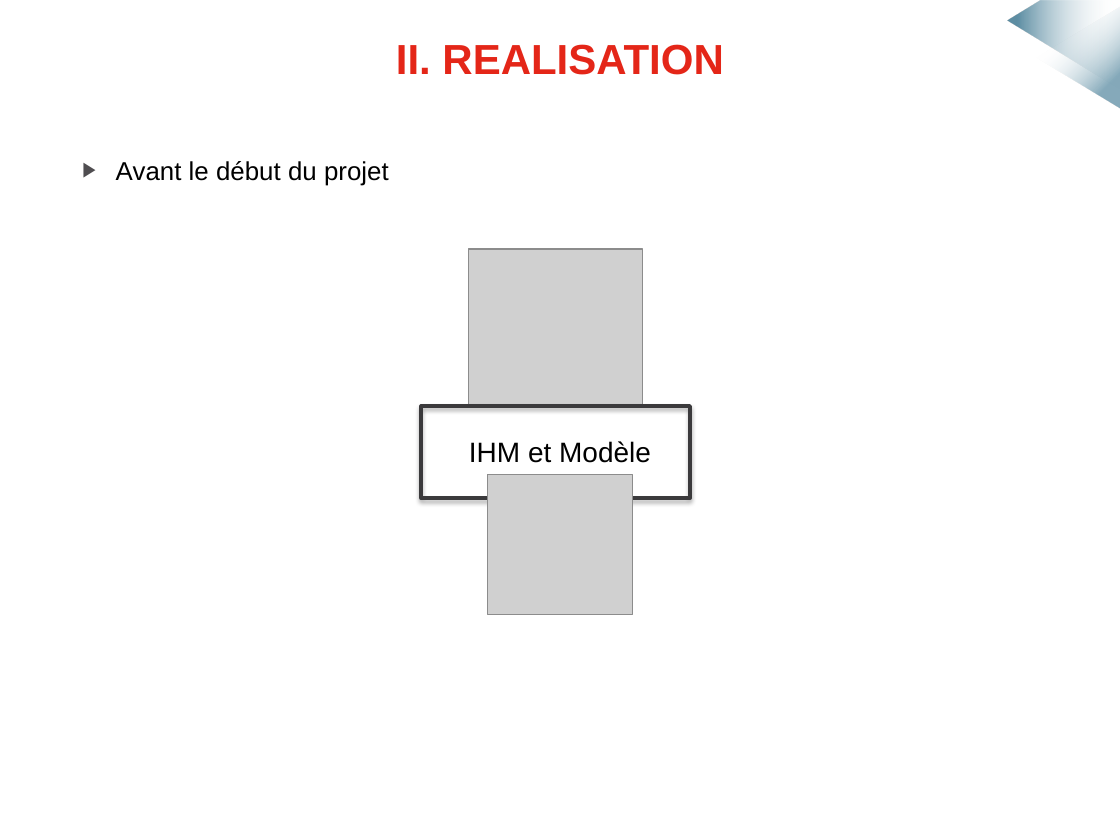
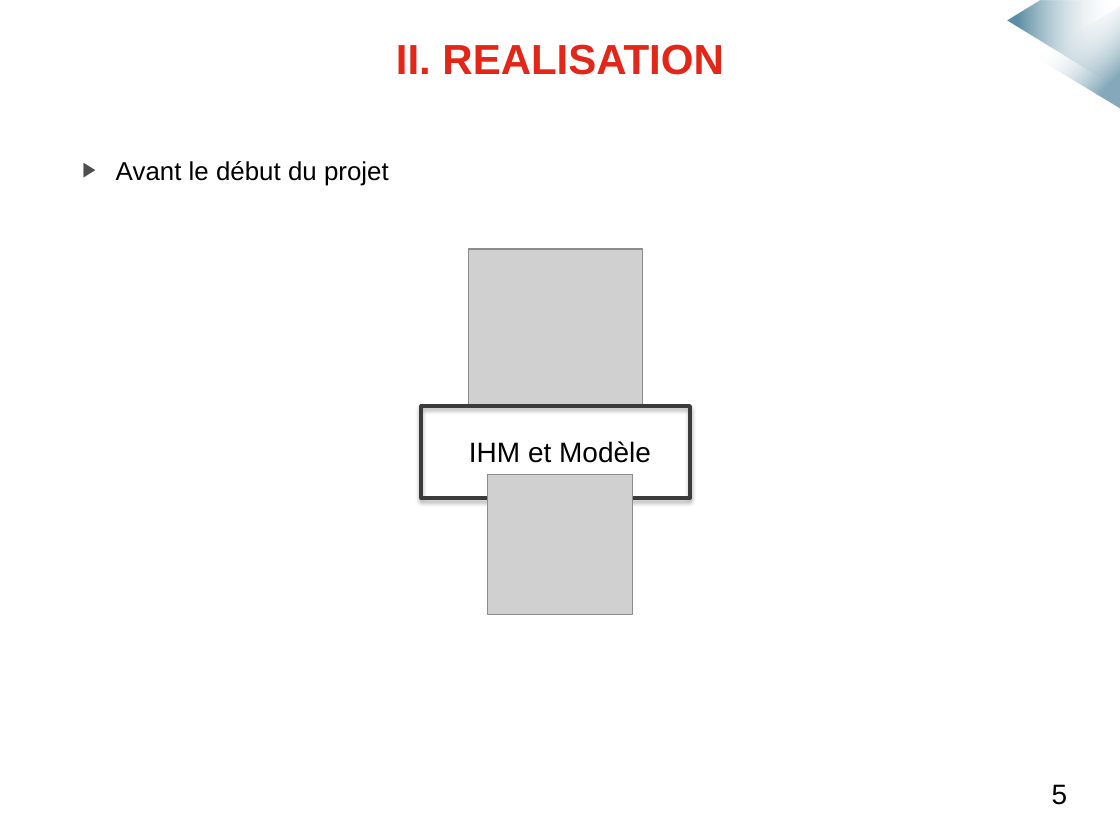
Before and after one commit to mmeven/EP_Domotique_Tablette, a slide deck: slide 6 of Rendu/Diapo_soutenance.pptx. Drawn at 1120x840 pixels with LibreOffice and Linux fonts; fonts in the diff are those of the drawing; grey boxes stand for pictures; background and template pictures are left out. Boxes give left, top, right and bottom in pixels: in the first picture for what was removed or moved away, otherwise in the second. Text is boxed around its words. In the diff, an @@ line names an element or a change of style, - is before the commit and + after.

```diff
--- a/Rendu/Diapo_soutenance.pptx
+++ b/Rendu/Diapo_soutenance.pptx
@@ text added at <box>1052,784,1068,805</box>, 18 pt, text #000000 @@
+5
```
Also in this commit, not shown: 20 other slides changed, 1 slide added.
